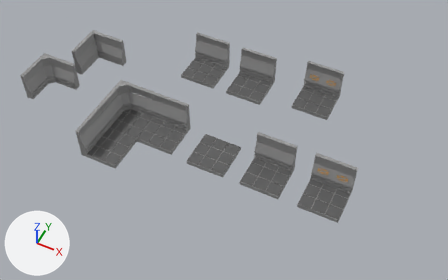
One commit to the Blender file assets_raw/tiles.blend: the scene before it, then after it.
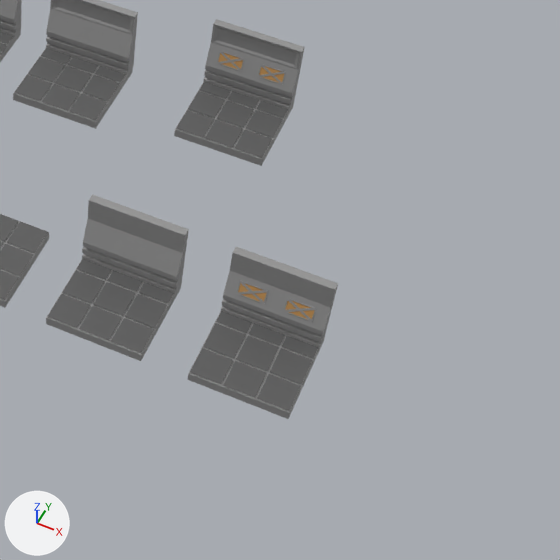
There are two pictures of each version: one whole from a 50 mm lens placed at (18.49, -26.5, 35.24), pointed at (4.37, 1.74, -0.06), one close up on the part from 49% to 100% of the width and 19% to 100% of the height. Every picture has the same lights, and +X, +Y and +Z are marked at lower left.

Script lines for the objects in view, before the commit:
```python
me_cube_002 = bpy.data.meshes.new('Cube.002')
me_cube_002.from_pydata(...)  # 68 vertices, 66 faces; spans x -1.5..1.5, y 0.97..1.5, z 0.15..2.5
me_cube_002.materials.append(mat_material)  # grey #969696
me_cube_003 = bpy.data.meshes.new('Cube.003')
me_cube_003.from_pydata(...)  # 104 vertices, 102 faces; spans x -1.5..1.5, y -1.5..1.5, z -0.15..0.19
# faces by material slot: [93, 9]
me_cube_003.materials.append(mat_material)  # grey #969696
me_cube_003.materials.append(mat_dark_gray)  # dark grey #5c5c5c
me_cube_004 = bpy.data.meshes.new('Cube.004')
me_cube_004.from_pydata(...)  # 60 vertices, 58 faces; spans x -1.5..1.5, y 0.97..1.5, z 0.15..2.5
me_cube_004.materials.append(mat_material)  # grey #969696
ob_cube = bpy.data.objects.new('Cube', me_cube_003)
ob_cube.location = (9.13, 8.79, 0.0)
ob_cube_002 = bpy.data.objects.new('Cube.002', me_cube_002)
ob_cube_002.parent = ob_cube
ob_cube_002.location = (0.0, 0.0, 0.0)
ob_cube_008 = bpy.data.objects.new('Cube.008', me_cube_004)
ob_cube_008.location = (13.17, 0.0, 0.0)
# also in view: 'Cube.007' at (13.17, 0.0, 0.02); 'Cube.001' at (4.41, 0.0, 0.02); 'Cube.010' at (3.73, 9.19, 1.33); 'Cube.009' at (3.72, 7.96, 0.02); 'Cube.003' at (8.74, 0.0, 0.02)
```
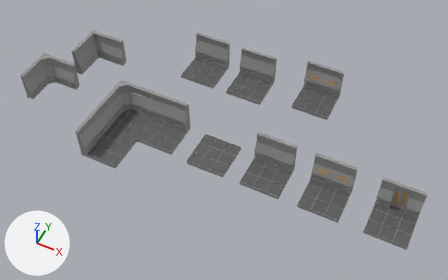
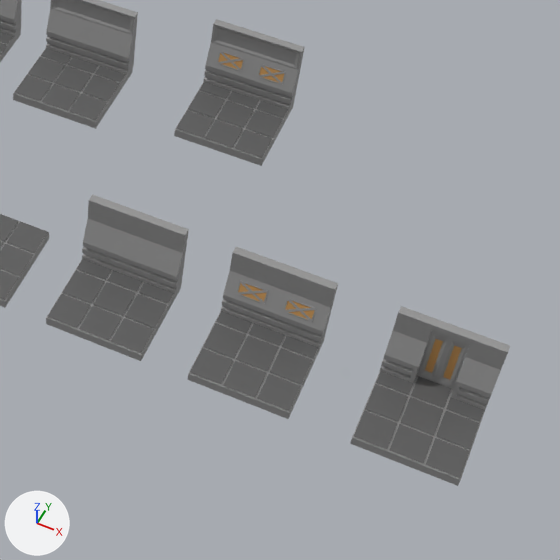
Location of each change, [x1, y1, x2, y2] in pixels of the close-ups (560 x 560 px):
'Cube.019', added: after [350, 371, 485, 486]
'Cube.020', added: after [380, 306, 510, 411]
'Cube.021', added: after [417, 330, 470, 390]
    faces in mat_material (grey #969696): [417, 330, 470, 390]
    faces in mat_material_001 (orange #c59353): [425, 339, 462, 380]

The change, as a diff of the scene's bpy script:
```diff
--- a/assets_raw/tiles.blend.py
+++ b/assets_raw/tiles.blend.py
@@ me_cube @@
+me_cube.from_pydata([(-0.52, -0.11, -0.92), (-0.52, -0.11, 1.26), (0.0, -0.11, -0.92), (0.0, -0.11, 1.26), (-0.44, -0.11, -0.77), (-0.44, -0.11, 1.11), (-0.07, -0.11, 1.11), (-0.07, -0.11, -0.77), (-0.36, -0.08, -0.56), (-0.36, -0.08, 0.9), (-0.16, -0.08, 0.9), (-0.16, -0.08, -0.56), (-0.52, 0.0, -0.92), (-0.52, 0.0, 1.26), (0.0, 0.0, 1.26), (0.0, 0.0, -0.92)], [], [(2, 3, 6, 7), (14, 13, 1, 3), (12, 15, 2, 0), (6, 5, 9, 10), (0, 2, 7, 4), (3, 1, 5, 6), (1, 0, 4, 5), (11, 10, 9, 8), (4, 7, 11, 8), (5, 4, 8, 9), (7, 6, 10, 11), (0, 1, 13, 12)])
+for i in [7]: me_cube.polygons[i].material_index = 1
+me_cube.materials.append(mat_material)  # grey #969696
+me_cube.materials.append(mat_material_001)  # orange #c59353
@@ me_cube_001 @@
+me_cube_001.from_pydata(...)  # 123 vertices, 111 faces; spans x -1.5..0.0, y 0.97..1.5, z 0.15..2.5
+me_cube_001.materials.append(mat_material)  # grey #969696
@@ ob_cube_021 @@
+ob_cube_021 = bpy.data.objects.new('Cube.021', me_cube)
+ob_cube_021.location = (17.94, 1.37, 1.05)
+_m = ob_cube_021.modifiers.new('Mirror', 'MIRROR')
+_m.use_axis = (True, True, False)
@@ ob_cube_020 @@
+ob_cube_020 = bpy.data.objects.new('Cube.020', me_cube_001)
+ob_cube_020.location = (17.94, 0.0, 0.0)
+_m = ob_cube_020.modifiers.new('Mirror', 'MIRROR')
+_m.use_clip = True
@@ ob_cube_019 @@
+ob_cube_019 = bpy.data.objects.new('Cube.019', me_cube_003)
+ob_cube_019.location = (17.95, 0.0, 0.0)
```
